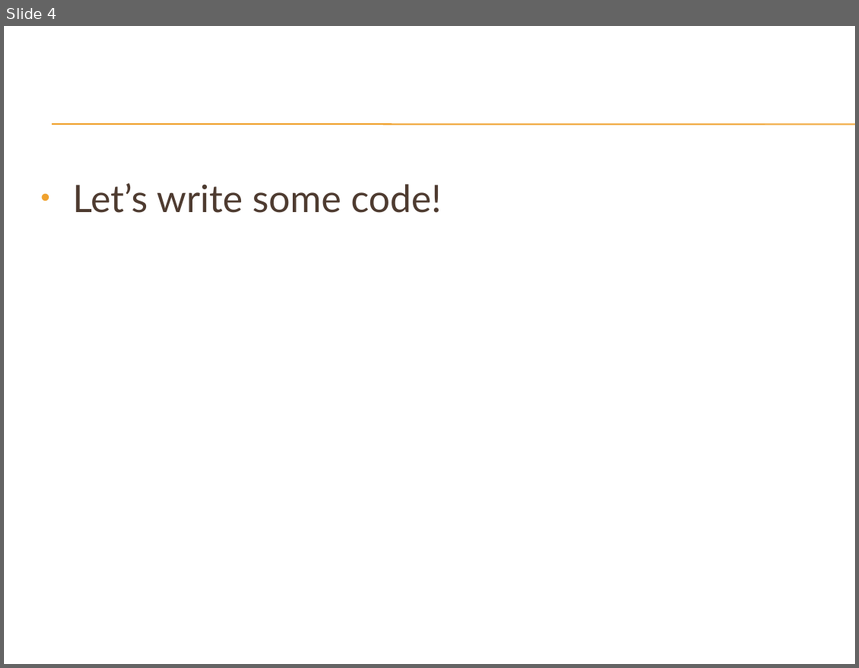
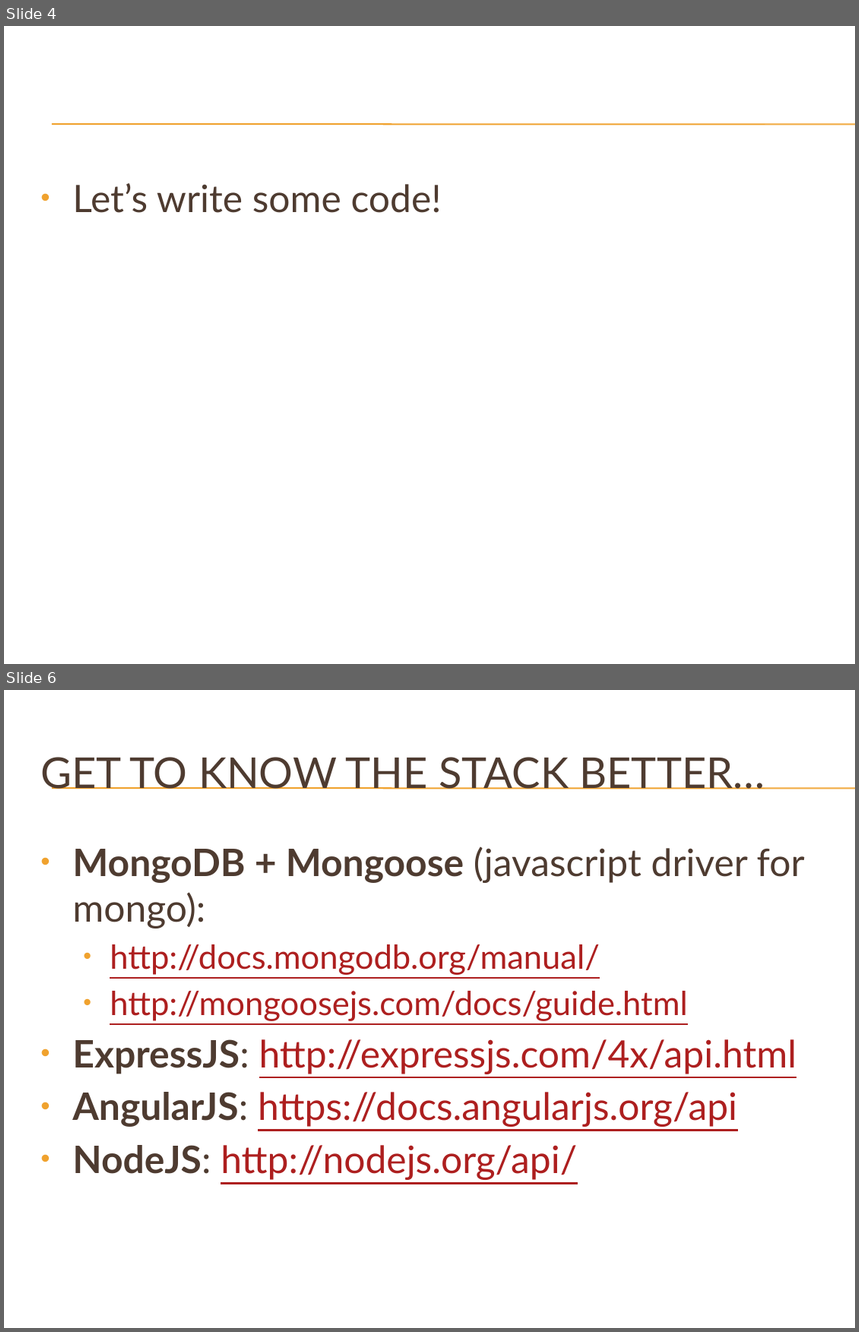
Before and after one commit to carlosescalante/mean-starter-kit, a slide deck: MEAN Stack.pptx. Shown one above the other, each under a label of ours: slide 4 before the commit, slides 4 and 6 after it; the slides between them are not shown. The pictures are 859x668 and 859x1332 pixels, drawn with LibreOffice and Linux fonts; fonts in the diff are those of the drawing; background and template pictures are left out. Boxes give left, top, right and bottom in pixels: in the first picture for what was removed or moved away, otherwise in the second. Text is boxed around its words. In the diff, an @@ line names an element or a change of style, - is before the commit and + after.

```diff
--- a/MEAN Stack.pptx
+++ b/MEAN Stack.pptx
@@ slide 6 added at [4, 690, 855, 1328], background picture (left out); not listed: 2 template elements that a slide beside it also shows @@
@@ title added at [40, 757, 765, 790], 36 pt, text #4E3B30 @@
+GET TO KNOW THE STACK BETTER…
@@ text added at [72, 847, 805, 1180], 32 pt, text #AD1F1F, underline @@
+• MongoDB + Mongoose (javascript driver for mongo):
+  • http://docs.mongodb.org/manual/
+  • http://mongoosejs.com/docs/guide.html
+• ExpressJS: http://expressjs.com/4x/api.html
+• AngularJS: https://docs.angularjs.org/api
+• NodeJS: http://nodejs.org/api/
```
Also in this commit, not shown: 1 slide changed, 2 other slides added.
